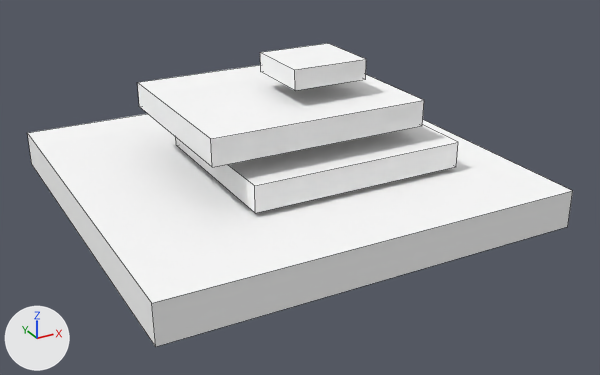
The OBJ model src/main/resources/assets/myvillage/models/equipment/forging/workpiece_xuantie_chestplate_rough.obj, before and after one commit.
The view is the same before and after, from a camera (50 mm lens) standing at (0.019, -1.441, 0.471) and looking at (0.512, -0.545, 0.023). The lights are fixed; the arrows at lower left show +X, +Y and +Z. The first picture is the older version. Mesh edges are drawn as thin lines. Where no turn or scale is listed for an object, it has been applied to the vertices. Vertices at exactly the same position are counted once.

Script lines for the objects in view, before the commit:
```python
me_workpiece_xuantie_chestplate_rough = bpy.data.meshes.new('workpiece_xuantie_chestplate_rough')
me_workpiece_xuantie_chestplate_rough.from_pydata(...)  # a box spanning x 0.225..0.775, y -0.772..-0.228, z 0.0..0.05; a box spanning x 0.394..0.688, y -0.651..-0.399, z 0.056..0.091; a box spanning x 0.353..0.647, y -0.626..-0.374, z 0.113..0.147; a box spanning x 0.489..0.592, y -0.573..-0.477, z 0.169..0.195
me_workpiece_xuantie_chestplate_rough.materials.append(mat_m0)  # its picture is missing
ob_workpiece_xuantie_chestplate_rough = bpy.data.objects.new('workpiece_xuantie_chestplate_rough', me_workpiece_xuantie_chestplate_rough)
ob_workpiece_xuantie_chestplate_rough.location = (0.0, 0.0, 0.0)
```
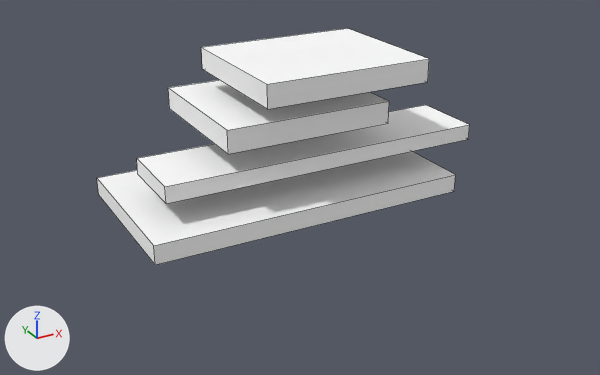
Boxes [x1, y1, x2, y2] around the edits, measured in the pictures (600 x 375 px; the box of a moved part takes in the faces that stretch with it):
'workpiece_xuantie_chestplate_rough', reshaped (32% narrower, 22% shorter): before [27, 43, 573, 347]; after [97, 28, 470, 265]
part 1 of me_workpiece_xuantie_chestplate_rough, moved or reshaped: before [27, 114, 573, 347]; after [97, 151, 456, 265]
part 2 of me_workpiece_xuantie_chestplate_rough, moved or reshaped: before [176, 125, 458, 213]; after [137, 105, 470, 204]
part 3 of me_workpiece_xuantie_chestplate_rough, moved or reshaped: before [137, 65, 424, 167]; after [168, 80, 389, 154]
part 4 of me_workpiece_xuantie_chestplate_rough, moved or reshaped: before [260, 43, 366, 90]; after [201, 28, 429, 109]

What changed in the scene script:
```text
Change me_workpiece_xuantie_chestplate_rough:
    used by ob_workpiece_xuantie_chestplate_rough; location = (0.0, 0.0, 0.0)
    remove me_workpiece_xuantie_chestplate_rough.from_pydata(...)  # 32 vertices, 24 faces; spans x 0.225..0.775, y -0.772..-0.228, z 0.0..0.195
    add me_workpiece_xuantie_chestplate_rough.from_pydata(...)  # 32 vertices, 24 faces; spans x 0.281..0.769, y -0.622..-0.386, z 0.0..0.199
    me_workpiece_xuantie_chestplate_rough part 1: the loose piece of 8 vertices spanning x 0.225..0.775, y -0.772..-0.228, z 0.0..0.05 is scaled about its middle by (0.795, 0.42, 0.5), then moved by (0.0, 0.0, -0.013)
    me_workpiece_xuantie_chestplate_rough part 2: the loose piece of 8 vertices spanning x 0.394..0.688, y -0.651..-0.399, z 0.056..0.091 is scaled about its middle by (1.55, 0.409, 0.636), then moved by (0.0, 0.0, -0.006)
    me_workpiece_xuantie_chestplate_rough part 3: the loose piece of 8 vertices spanning x 0.353..0.647, y -0.626..-0.374, z 0.113..0.147 is scaled about its middle by (0.776, 0.768, 0.873), then moved by (0.0, 0.0, -0.002)
    me_workpiece_xuantie_chestplate_rough part 4: the loose piece of 8 vertices spanning x 0.489..0.592, y -0.573..-0.477, z 0.169..0.195 is scaled about its middle by (2.21, 2.03, 1.14), then moved by (0.0, 0.0, 0.002)
```
